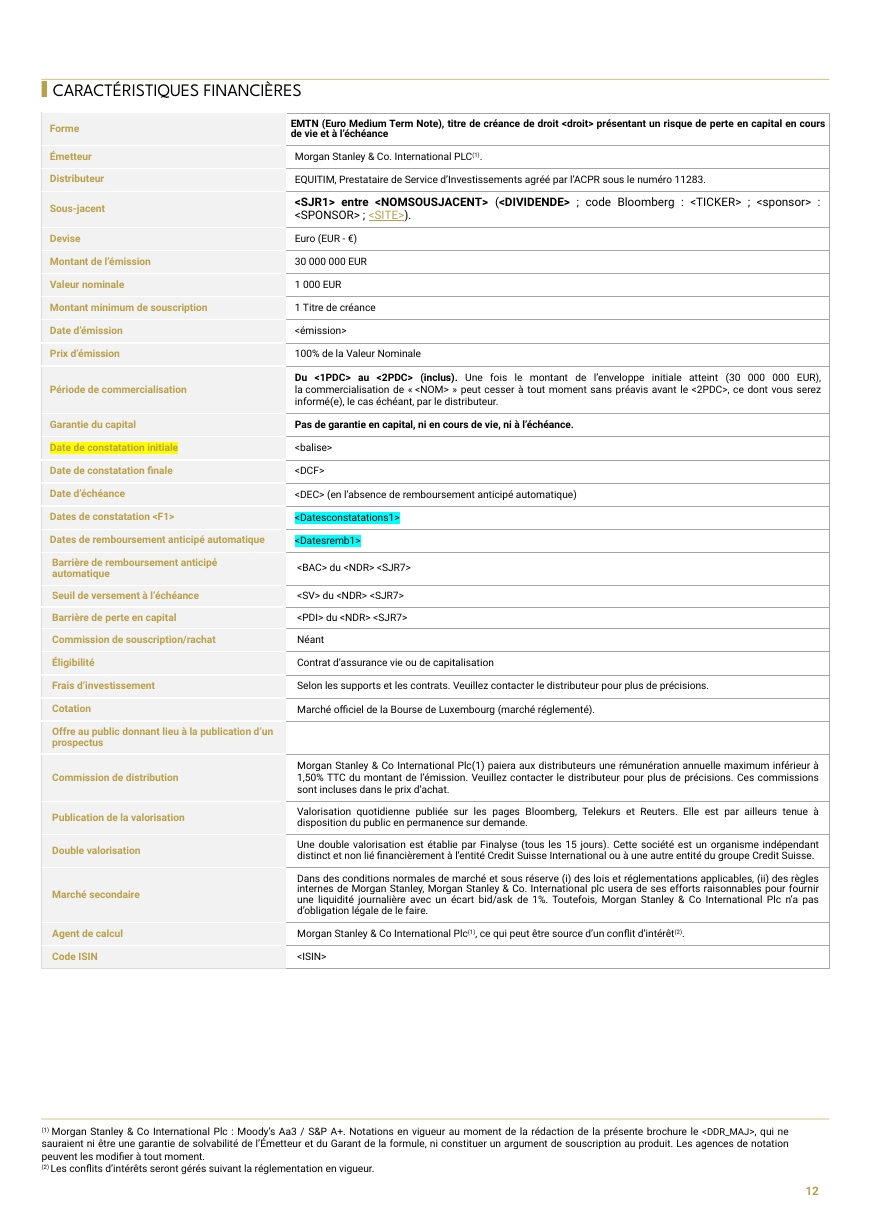
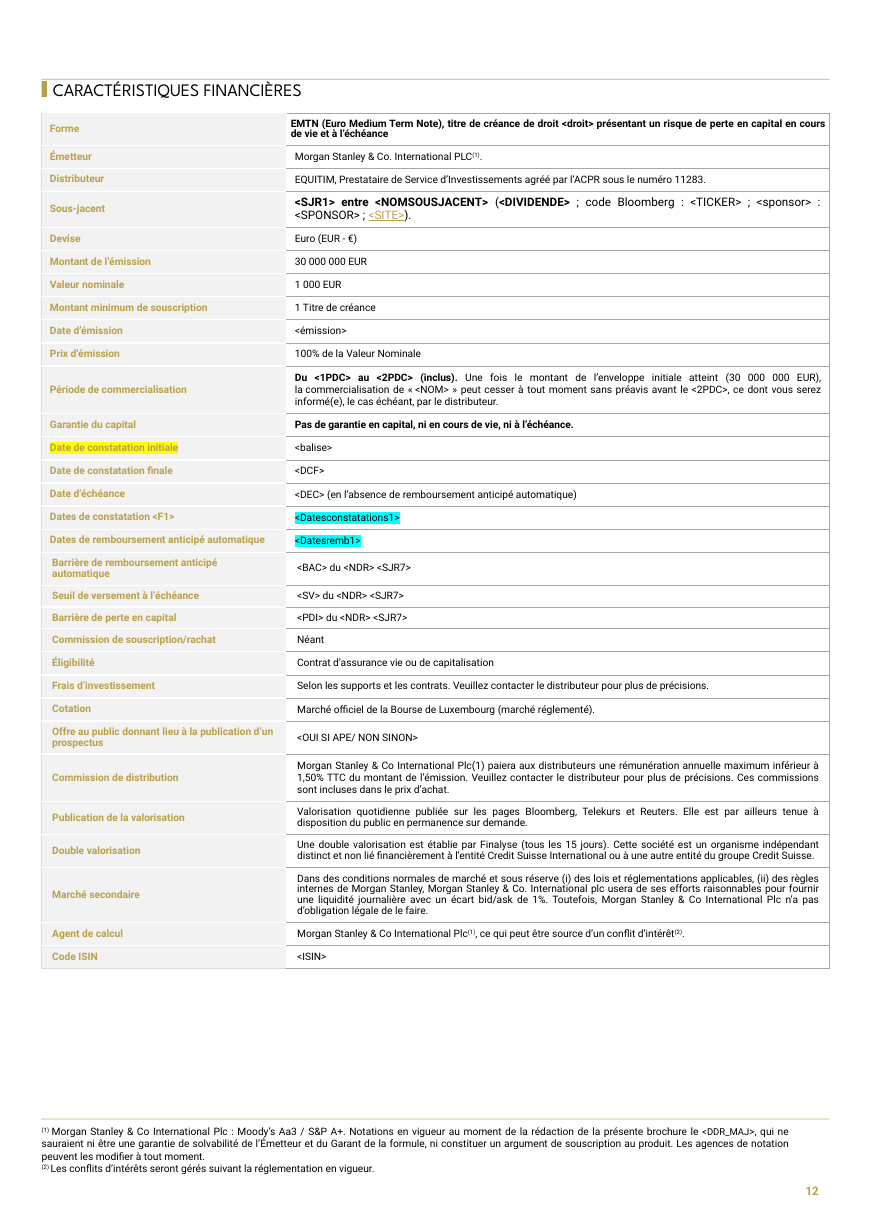
Before and after one commit to guillaumejacquin/equitim-project2, a slide deck: slide 12 of Templates/morgan.pptx. Drawn at 871x1232 pixels with LibreOffice and Linux fonts; fonts in the diff are those of the drawing; background and template pictures are left out. Boxes give left, top, right and bottom in pixels: in the first picture for what was removed or moved away, otherwise in the second. Text is boxed around its words. In the diff, an @@ line names an element or a change of style, - is before the commit and + after.

```diff
--- a/Templates/morgan.pptx
+++ b/Templates/morgan.pptx
@@ table at (42,113,830,964) @@
-row 25, column 2: 
+row 25, column 2: <OUI SI APE/ NON SINON>
```
Also in this commit, not shown: 5 other slides changed, 22 other files.
